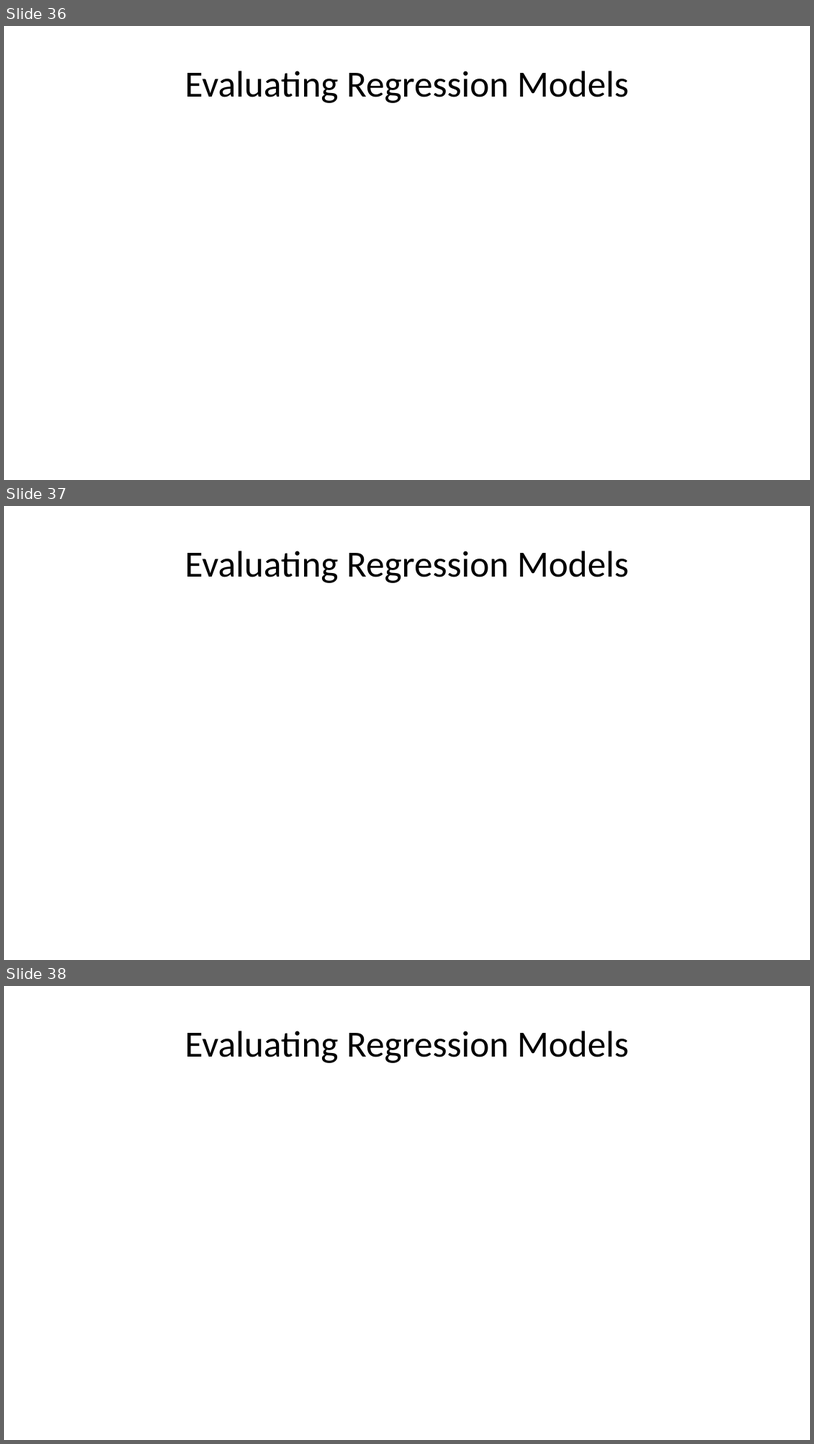
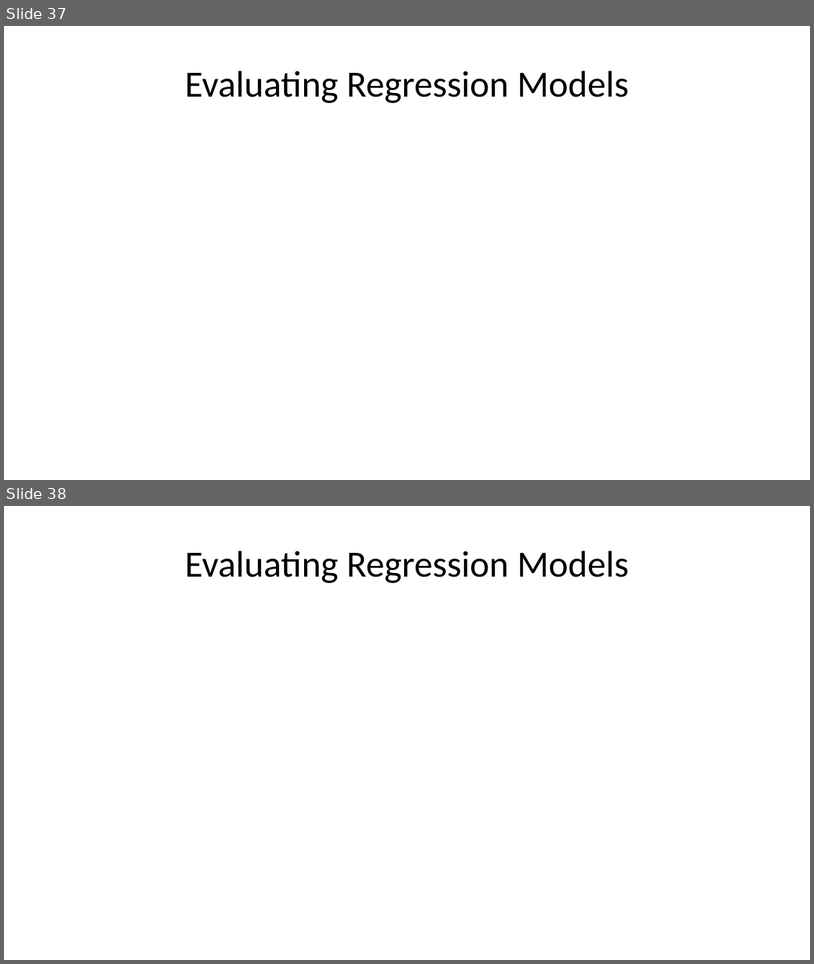
Before and after one commit to StephenElston/CSCI-E-83, a slide deck: LectureSlides/08_IntroductionToLinearModels.pptx. Shown one above the other, each under a label of ours: slides 36, 37 and 38 before the commit, slides 37 and 38 after it. The pictures are 814x1444 and 814x964 pixels, drawn with LibreOffice and Linux fonts; fonts in the diff are those of the drawing; grey boxes stand for pictures. Boxes give left, top, right and bottom in pixels: in the first picture for what was removed or moved away, otherwise in the second. Text is boxed around its words. In the diff, an @@ line names an element or a change of style, - is before the commit and + after.

```diff
--- a/LectureSlides/08_IntroductionToLinearModels.pptx
+++ b/LectureSlides/08_IntroductionToLinearModels.pptx
@@ slide 37 removed at bbox=[4, 506, 810, 960], background #FFFFFF @@
@@ title removed at bbox=[185, 551, 629, 583] @@
-Evaluating Regression Models
@@ what was slide 36 is now slide 37 @@
```
Also in this commit, not shown: 11 slides changed, 1 slide added.
